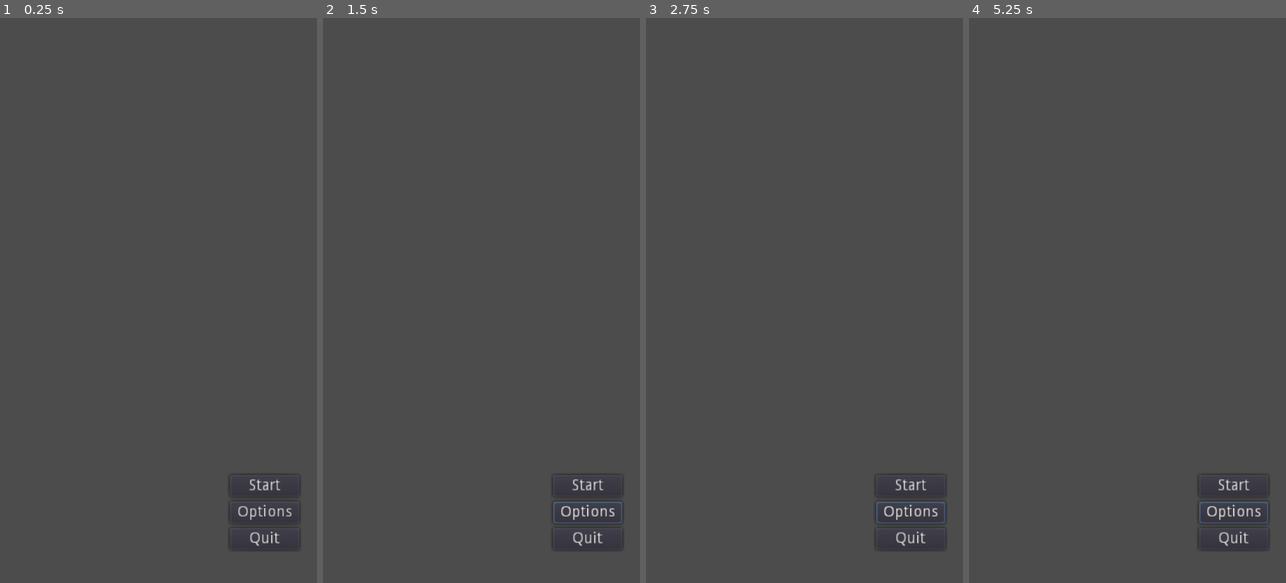
Above: before the commit, frames 1-4 (left to right).
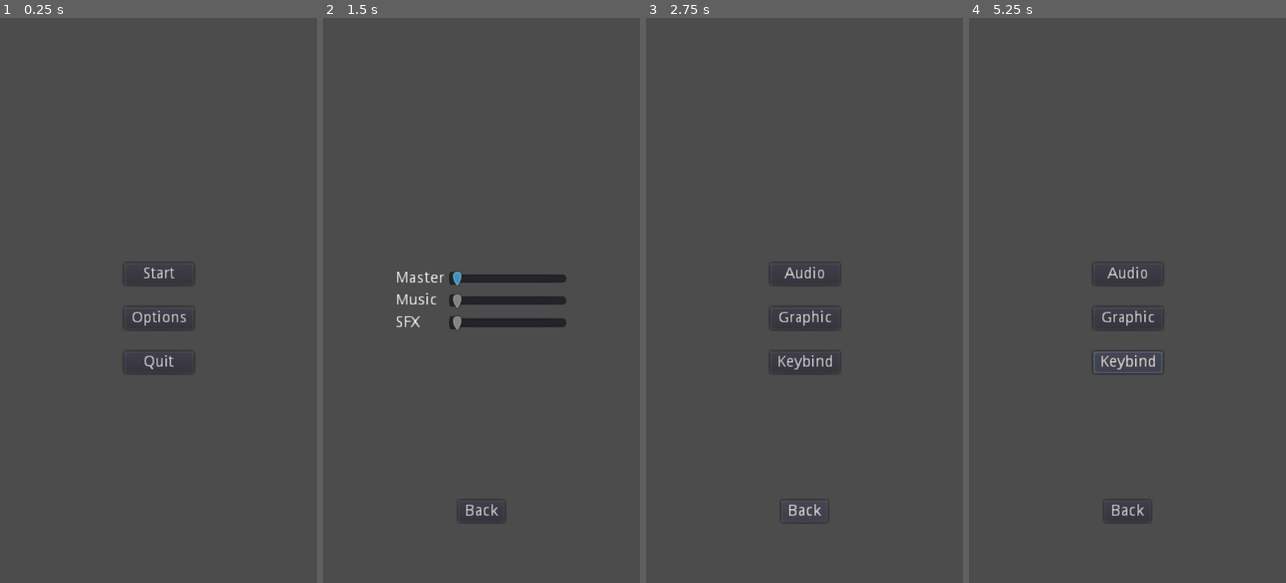
Above: after the commit, the same moments.

Repository: BitoGx/Independent-Project
Game: Godot game, scene res://src/ui/StartMenu.tscn
Same seed, same stepped clock (60 frames per second), same inputs: the game is played once before the commit and once after it. Sound files missing from this copy of the repository are replaced by a short silence.
Inputs (mouse positions are in pixels of both pictures, inside the frame that each line leads up to):
- Up to frame 1 (0.25 s): no input
- Up to frame 2 (1.5 s): click "Options" at 0.5 s; click (481, 272) at 1.25 s, where only the run after the commit has a clickable "Audio"
- Up to frame 3 (2.75 s): click (804, 509) at 2 s, where only the run after the commit has a clickable "Back"
- Up to frame 4 (5.25 s): click (1127, 317) at 2.75 s, where only the run after the commit has a clickable "Graphic"; click (1168, 317) at 3.52 s; click (1127, 509) at 4.25 s, where only the run after the commit has a clickable "Back"; click (1127, 362) at 5 s, where only the run after the commit has a clickable "Keybind"

The runs differ from the first frame. In frame 1, 1.0% of the frame differs, in the area x 39-95%, y 43-95%; in frame 2, 2.8%, in the area x 23-95%, y 44-95%; in frame 3, 1.3%; in frame 4, 1.5%.

Commit message:
Reworking Manu
Adding Option for Video , Audio (still not working) and preparing for custom keybind

Diff:
--- a/src/ui/StartMenu.gd
+++ b/src/ui/StartMenu.gd
@@ -1,14 +1,51 @@
 extends Control
 
+onready var start_menu_container = $StartMenuContainer
+onready var option = $Option
+onready var video = $Video
+onready var audio = $Audio
 
 
+func toggle_escape():
+  visible = !visible
+  get_tree().paused = visible
+
+func show_and_hide(first,second):
+  first.show()
+  second.hide()
+
+func _process(_delta):
+  if Input.is_action_just_pressed("ui_cancel"):
+    toggle_escape()
+
 func _on_StartButton_pressed():
-	get_tree().change_scene("res://src/levels/Level1.tscn")
-
+  toggle_escape()
+  if get_tree().change_scene("res://src/levels/Level1.tscn") != OK:
+    print ("An unexpected error occured when trying to switch to the Readme scene")
 
 func _on_OptionButton_pressed():
-	pass # Replace with function body.
-
+  show_and_hide(option, start_menu_container)
 
 func _on_QuitButton_pressed():
-	get_tree().quit()
+  get_tree().quit()
+
+func _on_AudioButton_pressed():
+  show_and_hide(audio, option)
+
+func _on_VideoButton_pressed():
+  show_and_hide(video, option)
+
+func _on_BackFromOptionButton_pressed():
+  show_and_hide(start_menu_container, option)
+
+func _on_FullscreenCheckBox_toggled(button_pressed):
+  OS.window_fullscreen = button_pressed
+
+func _on_BorderlessCheckBox_toggled(button_pressed):
+  OS.window_borderless = button_pressed
+
+func _on_BackFromVideoButton_pressed():
+  show_and_hide(option, video)
+
+func _on_BackFromAudioButton_pressed():
+  show_and_hide(option, audio)
--- a/src/ui/StartMenu.tscn
+++ b/src/ui/StartMenu.tscn
@@ -3,37 +3,218 @@
 [ext_resource path="res://src/ui/StartMenu.gd" type="Script" id=1]
 
 [node name="StartMenu" type="Control"]
+pause_mode = 2
 anchor_right = 1.0
 anchor_bottom = 1.0
 script = ExtResource( 1 )
 
-[node name="VBoxContainer" type="VBoxContainer" parent="."]
-anchor_left = 1.0
-anchor_top = 1.0
-anchor_right = 1.0
-anchor_bottom = 1.0
-margin_left = -79.0
-margin_top = -98.0
-margin_right = -111.0
-margin_bottom = -64.0
-
-[node name="StartButton" type="Button" parent="VBoxContainer"]
+[node name="StartMenuContainer" type="VBoxContainer" parent="."]
+anchor_left = 0.5
+anchor_top = 0.5
+anchor_right = 0.5
+anchor_bottom = 0.5
+margin_left = -31.5
+margin_top = -34.0
+margin_right = 31.5
+margin_bottom = 34.0
+custom_constants/separation = 20
+
+[node name="StartButton" type="Button" parent="StartMenuContainer"]
 margin_right = 63.0
 margin_bottom = 20.0
 text = "Start"
 
-[node name="OptionButton" type="Button" parent="VBoxContainer"]
-margin_top = 24.0
-margin_right = 63.0
-margin_bottom = 44.0
+[node name="OptionButton" type="Button" parent="StartMenuContainer"]
+margin_top = 40.0
+margin_right = 63.0
+margin_bottom = 60.0
 text = "Options"
 
-[node name="QuitButton" type="Button" parent="VBoxContainer"]
-margin_top = 48.0
-margin_right = 63.0
-margin_bottom = 68.0
+[node name="QuitButton" type="Button" parent="StartMenuContainer"]
+margin_top = 80.0
+margin_right = 63.0
+margin_bottom = 100.0
 text = "Quit"
 
-[connection signal="pressed" from="VBoxContainer/StartButton" to="." method="_on_StartButton_pressed"]
-[connection signal="pressed" from="VBoxContainer/OptionButton" to="." method="_on_OptionButton_pressed"]
-[connection signal="pressed" from="VBoxContainer/QuitButton" to="." method="_on_QuitButton_pressed"]
+[node name="Option" type="Control" parent="."]
+visible = false
+anchor_right = 1.0
+anchor_bottom = 1.0
+
+[node name="OptionMenuContainer" type="VBoxContainer" parent="Option"]
+anchor_left = 0.5
+anchor_top = 0.5
+anchor_right = 0.5
+anchor_bottom = 0.5
+margin_left = -31.5
+margin_top = -34.0
+margin_right = 31.5
+margin_bottom = 34.0
+custom_constants/separation = 20
+
+[node name="AudioButton" type="Button" parent="Option/OptionMenuContainer"]
+margin_right = 63.0
+margin_bottom = 20.0
+text = "Audio"
+
+[node name="VideoButton" type="Button" parent="Option/OptionMenuContainer"]
+margin_top = 40.0
+margin_right = 63.0
+margin_bottom = 60.0
+text = "Graphic"
+
+[node name="KeybindButton" type="Button" parent="Option/OptionMenuContainer"]
+margin_top = 80.0
+margin_right = 63.0
+margin_bottom = 100.0
+text = "Keybind"
+
+[node name="BackFromOptionButton" type="Button" parent="Option"]
+anchor_left = 0.5
+anchor_top = 0.892
+anchor_right = 0.5
+anchor_bottom = 0.892
+margin_left = -21.0
+margin_top = -20.0
+margin_right = 21.0
+text = "Back"
+
+[node name="Video" type="Control" parent="."]
+visible = false
+anchor_right = 1.0
+anchor_bottom = 1.0
+
+[node name="VideoMenuContainer" type="HBoxContainer" parent="Video"]
+anchor_left = 0.5
+anchor_top = 0.5
+anchor_right = 0.5
+anchor_bottom = 0.5
+margin_left = -48.5
+margin_top = -26.0
+margin_right = 48.5
+margin_bottom = 26.0
+
+[node name="VideoMenuLabel" type="VBoxContainer" parent="Video/VideoMenuContainer"]
+margin_right = 69.0
+margin_bottom = 52.0
+
+[node name="FullscreenLabel" type="Label" parent="Video/VideoMenuContainer/VideoMenuLabel"]
+margin_top = 5.0
+margin_right = 69.0
+margin_bottom = 19.0
+size_flags_horizontal = 5
+size_flags_vertical = 6
+text = "Fullscreen"
+
+[node name="BorderlessLabel" type="Label" parent="Video/VideoMenuContainer/VideoMenuLabel"]
+margin_top = 33.0
+margin_right = 69.0
+margin_bottom = 47.0
+size_flags_horizontal = 5
+size_flags_vertical = 6
+text = "Borderless"
+
+[node name="VideoMenuCheckBox" type="VBoxContainer" parent="Video/VideoMenuContainer"]
+margin_left = 73.0
+margin_right = 97.0
+margin_bottom = 52.0
+
+[node name="FullscreenCheckBox" type="CheckBox" parent="Video/VideoMenuContainer/VideoMenuCheckBox"]
+margin_right = 24.0
+margin_bottom = 24.0
+
+[node name="BorderlessCheckBox" type="CheckBox" parent="Video/VideoMenuContainer/VideoMenuCheckBox"]
+margin_top = 28.0
+margin_right = 24.0
+margin_bottom = 52.0
+
+[node name="BackFromVideoButton" type="Button" parent="Video"]
+anchor_left = 0.5
+anchor_top = 0.892
+anchor_right = 0.5
+anchor_bottom = 0.892
+margin_left = -21.0
+margin_top = -20.0
+margin_right = 21.0
+text = "Back"
+
+[node name="Audio" type="Control" parent="."]
+visible = false
+anchor_right = 1.0
+anchor_bottom = 1.0
+
+[node name="AudioMenuContainer" type="HBoxContainer" parent="Audio"]
+anchor_left = 0.5
+anchor_top = 0.5
+anchor_right = 0.5
+anchor_bottom = 0.5
+margin_left = -78.0
+margin_top = -28.0
+margin_right = 78.0
+margin_bottom = 28.0
+
+[node name="AudioMenuLabel" type="VBoxContainer" parent="Audio/AudioMenuContainer"]
+margin_right = 44.0
+margin_bottom = 56.0
+
+[node name="MasterVolumeLabel" type="Label" parent="Audio/AudioMenuContainer/AudioMenuLabel"]
+margin_top = 1.0
+margin_right = 44.0
+margin_bottom = 15.0
+size_flags_vertical = 6
+text = "Master"
+
+[node name="MusicVolumeLabel" type="Label" parent="Audio/AudioMenuContainer/AudioMenuLabel"]
+margin_top = 21.0
+margin_right = 44.0
+margin_bottom = 35.0
+size_flags_vertical = 6
+text = "Music"
+
+[node name="SoundFXLabel" type="Label" parent="Audio/AudioMenuContainer/AudioMenuLabel"]
+margin_top = 41.0
+margin_right = 44.0
+margin_bottom = 55.0
+size_flags_vertical = 6
+text = "SFX"
+
+[node name="AudioMenuSlider" type="VBoxContainer" parent="Audio/AudioMenuContainer"]
+margin_left = 48.0
+margin_right = 156.0
+margin_bottom = 56.0
+size_flags_horizontal = 3
+
+[node name="MasterVolumeSlider" type="HSlider" parent="Audio/AudioMenuContainer/AudioMenuSlider"]
+margin_right = 108.0
+margin_bottom = 16.0
+
+[node name="MusicVolumeSlider" type="HSlider" parent="Audio/AudioMenuContainer/AudioMenuSlider"]
+margin_top = 20.0
+margin_right = 108.0
+margin_bottom = 36.0
+
+[node name="SoundFXSlider" type="HSlider" parent="Audio/AudioMenuContainer/AudioMenuSlider"]
+margin_top = 40.0
+margin_right = 108.0
+margin_bottom = 56.0
+
+[node name="BackFromAudioButton" type="Button" parent="Audio"]
+anchor_left = 0.5
+anchor_top = 0.892
+anchor_right = 0.5
+anchor_bottom = 0.892
+margin_left = -21.0
+margin_top = -20.0
+margin_right = 21.0
+text = "Back"
+
+[connection signal="pressed" from="StartMenuContainer/StartButton" to="." method="_on_StartButton_pressed"]
+[connection signal="pressed" from="StartMenuContainer/OptionButton" to="." method="_on_OptionButton_pressed"]
+[connection signal="pressed" from="StartMenuContainer/QuitButton" to="." method="_on_QuitButton_pressed"]
+[connection signal="pressed" from="Option/OptionMenuContainer/AudioButton" to="." method="_on_AudioButton_pressed"]
+[connection signal="pressed" from="Option/OptionMenuContainer/VideoButton" to="." method="_on_VideoButton_pressed"]
+[connection signal="pressed" from="Option/BackFromOptionButton" to="." method="_on_BackFromOptionButton_pressed"]
+[connection signal="toggled" from="Video/VideoMenuContainer/VideoMenuCheckBox/FullscreenCheckBox" to="." method="_on_FullscreenCheckBox_toggled"]
+[connection signal="toggled" from="Video/VideoMenuContainer/VideoMenuCheckBox/BorderlessCheckBox" to="." method="_on_BorderlessCheckBox_toggled"]
+[connection signal="pressed" from="Video/BackFromVideoButton" to="." method="_on_BackFromVideoButton_pressed"]
+[connection signal="pressed" from="Audio/BackFromAudioButton" to="." method="_on_BackFromAudioButton_pressed"]
